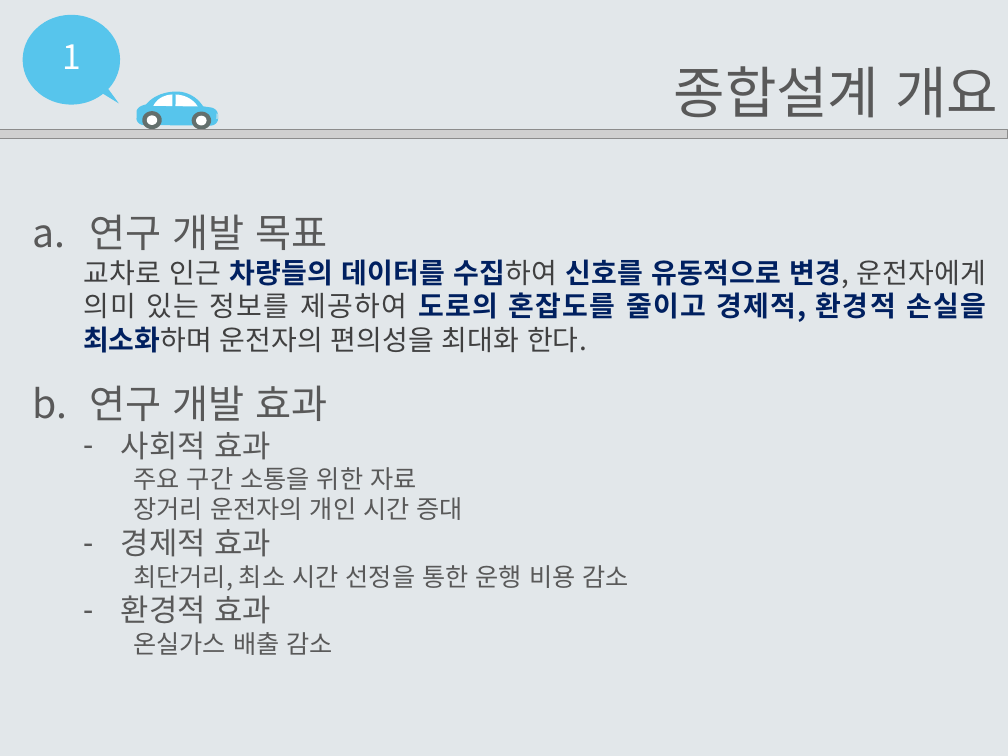
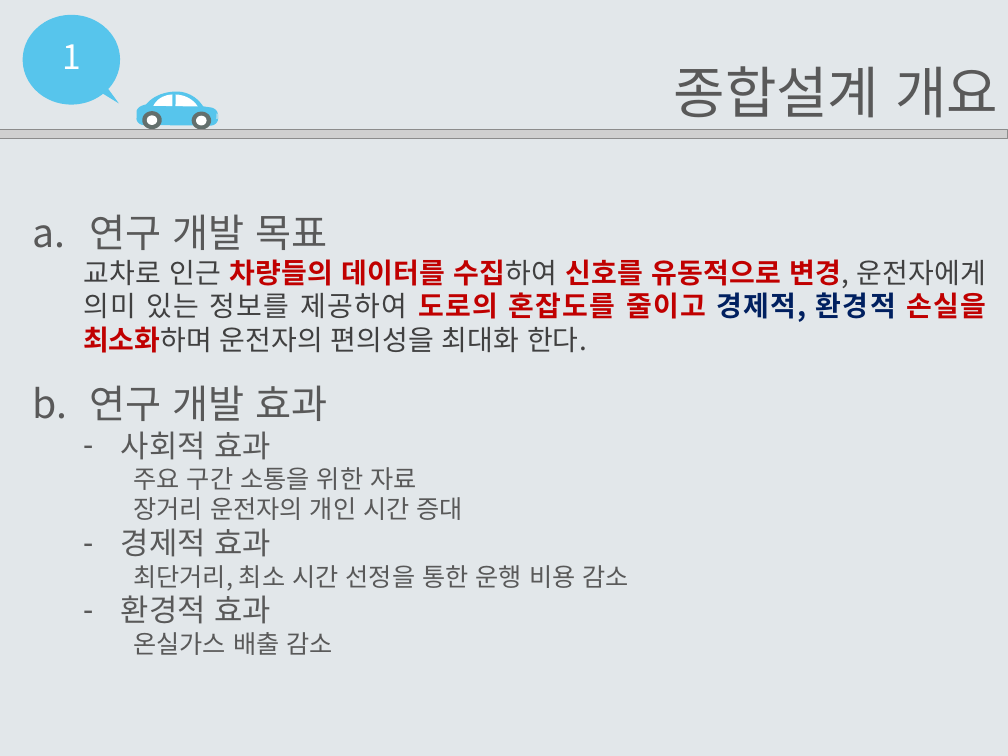
Before and after one commit to EomHeeSang/grad_proj, a slide deck: slide 4 of 발표자료/설계서2-14(엄희상,박주호,김태경).pptx. Drawn at 1008x756 pixels with LibreOffice and Linux fonts; fonts in the diff are those of the drawing; grey boxes stand for pictures. Boxes give left, top, right and bottom in pixels: in the first picture for what was removed or moved away, otherwise in the second. Text is boxed around its words. In the diff, an @@ line names an element or a change of style, - is before the commit and + after.

```diff
--- a/발표자료/설계서2-14(엄희상,박주호,김태경).pptx
+++ b/발표자료/설계서2-14(엄희상,박주호,김태경).pptx
@@ text at [83,259,986,353]: text colour #002060 to #C00000 in "차량들의 데이터를 수집하여 신호를 유동적으로 변경, 도로의 ..." @@
```
Also in this commit, not shown: 13 other slides changed, 3 slides added, 2 slides removed, 6 other files.
